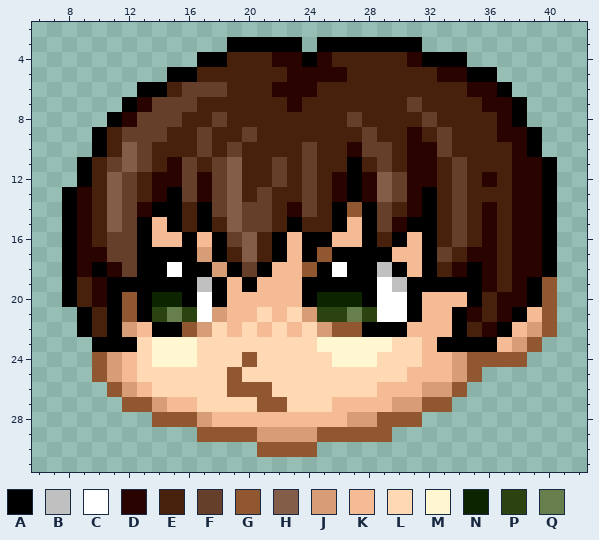
A pixel-art sprite gets an edit: assets/images/ru_rated_2.png. The picture above is the old version.
The file is 250x250 pixels, drawn in blocks of 5x5; one block is one cell here. Shown: x 6..42, y 2..31.
Palette (. is transparent): A #000000  B #c0c0c0  C #ffffff  D #290300  E #47210c  F #653f2a  G #915731  H #835d48  J #d79d77  K #f5bb95  L #ffd9b3  M #fff7d1  N #0c2500  P #2a4310  Q #667f4c
After:
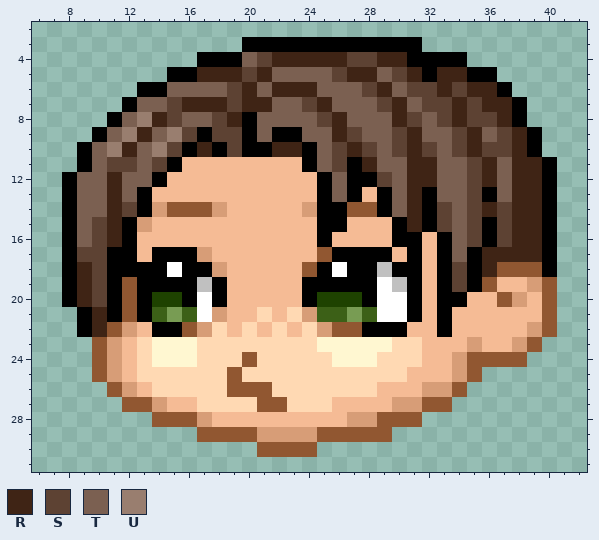
Colours new in this view: R #3f2415  S #5d4233  T #7b6051  U #997e6f
Difference:
colour N: #0c2500 -> #1e4200
colour P: #2a4310 -> #3c6017
colour Q: #667f4c -> #789c53
Changed rows in their new state; - is a pixel that keeps its letter.
first column x 8:
 3 -----------.----A---------------
 4 -----------ATSRRRRRSSRRA--------
 5 ---------RRRSRTTTTSRRTSRARR-----
 6 -------TTTTSRTRRRTTTSRTSSRSRR---
 7 -----TTSRRRSRRTTSRTTTSRTSSRSRR--
 8 ----TURSTTSRATTTTSRTTTRSTSRSSR--
 9 ---TURTUSASSATAATTRSTTSRTTSRTSR-
10 -ATURTUSARASAARRATSRSTSRSTSRSSR-
11 --TSSTSAKKKKKKKKATS-RTTRRTTSRTRR
12 ATTRTTAKKKKKKKKKKAT-ASTRRTTSRTRR
13 -TTRTAKKKKKKKKKKKAT-KATR-TTSATRR
14 -TTRSAJGGGJKKKKKJA--GATR-STSRSRR
15 -TSRAJ-KKKKKKKKKKA--KKAR-STSASRR
16 -TSRAK--K-KKKKK-K---KK-AKATSASRR
17 -SSAAK----KKKKK-K------AKATARRRR
18 -RSAA------KKK---------AKAS-RGGG
19 -RS-G-------K-----------K-S-GKKJ
20 -RS----------------------AAKKGJK
21 --R----------------------AKKKKK-
22 --RG---------------------AKKKK--
23 --GJK--------------------KKJK---
Changed places in both pictures, as pixel boxes (x1, y1, x2, y2):
changed: (62, 37, 542, 352)
